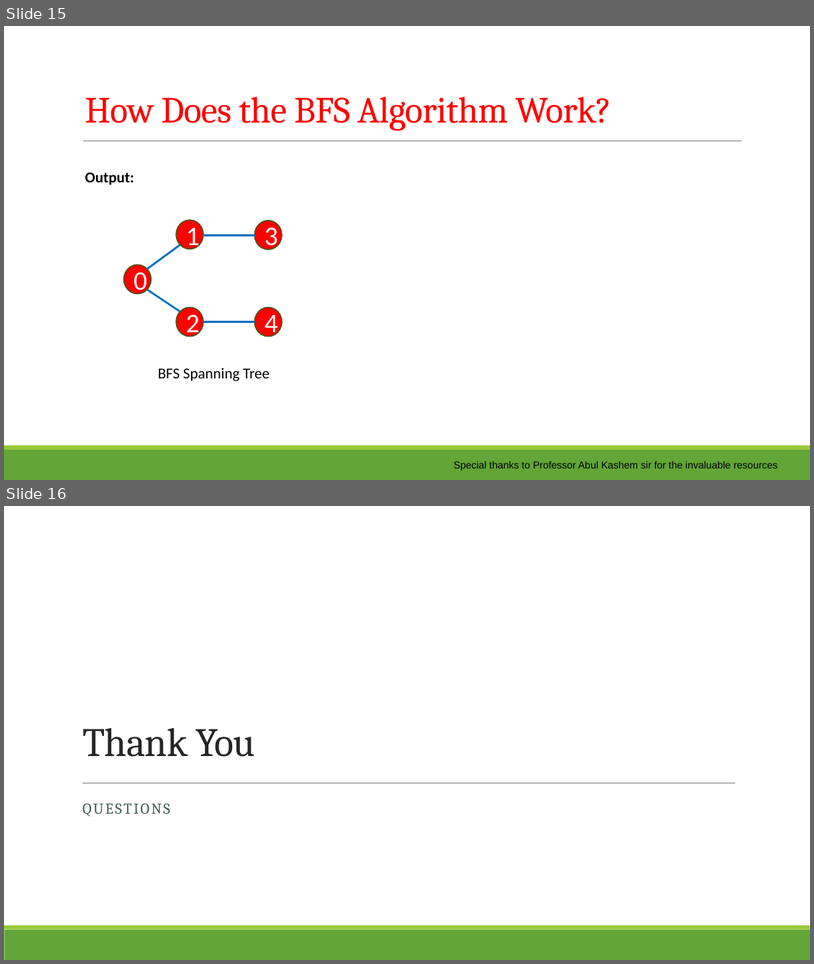
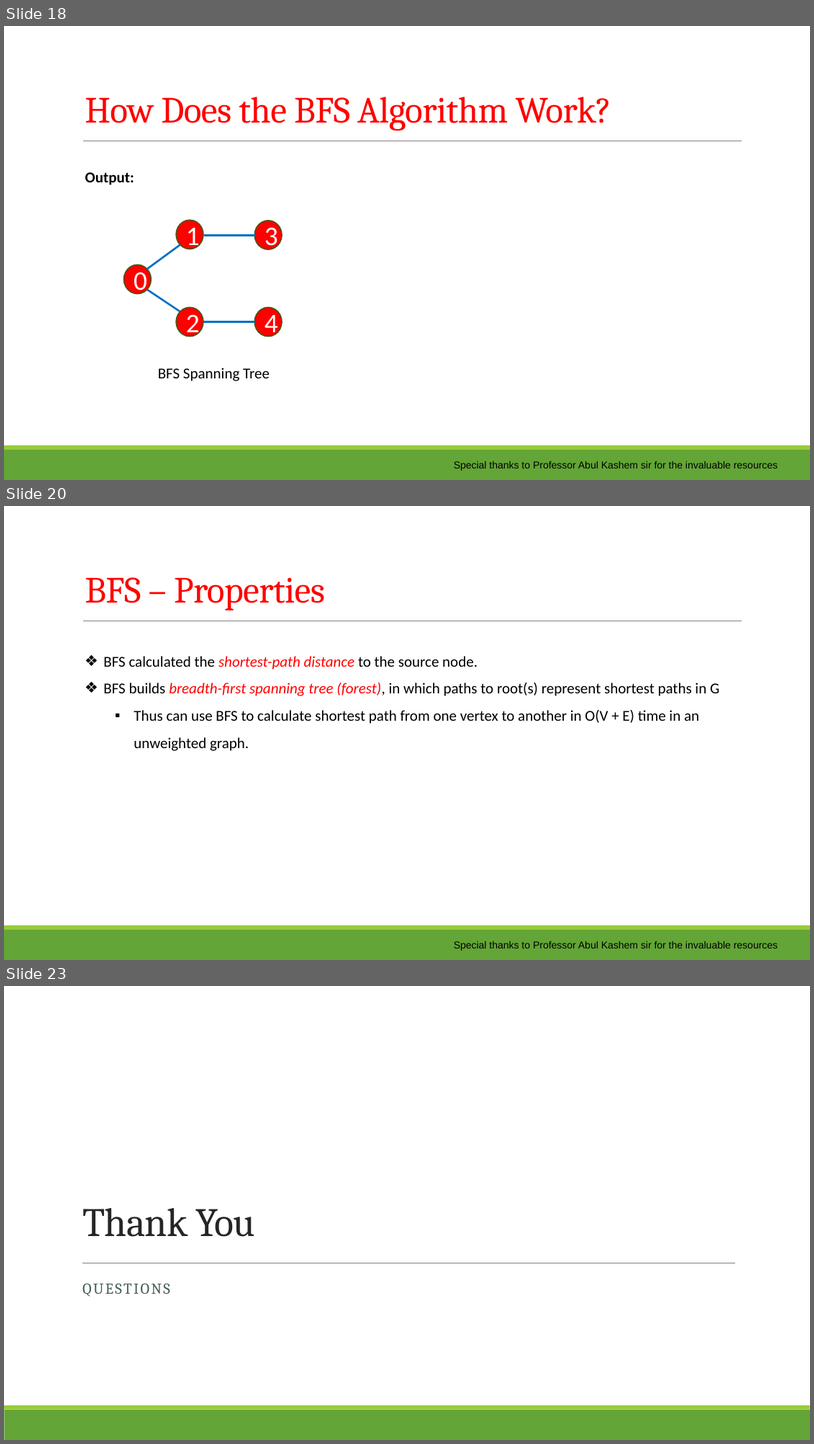
Before and after one commit to saifurrahman1701/Data-Structure-and-Algorithm-Course-Content-Theory-Sessional-, a slide deck: CSE 203/Course Content/02. Graph Searching.pptx. Shown one above the other, each under a label of ours: slides 15 and 16 before the commit, slides 18, 20 and 23 after it; the slides between them are not shown. The pictures are 814x964 and 814x1444 pixels, drawn with LibreOffice and Linux fonts; fonts in the diff are those of the drawing; background and template pictures are left out. Boxes give left, top, right and bottom in pixels: in the first picture for what was removed or moved away, otherwise in the second. Text is boxed around its words. In the diff, an @@ line names an element or a change of style, - is before the commit and + after.

```diff
--- a/CSE 203/Course Content/02. Graph Searching.pptx
+++ b/CSE 203/Course Content/02. Graph Searching.pptx
@@ slide 20 added at bbox=[4, 506, 810, 960], background #FFFFFF; not listed: 3 template elements that a slide beside it also shows @@
@@ title added at bbox=[85, 577, 325, 610], 44 pt, text #FF0000 @@
+BFS – Properties
@@ text added at bbox=[103, 656, 720, 751], 18 pt, text #000000 @@
+❖ BFS calculated the shortest-path distance to the source node.
+❖ BFS builds breadth-first spanning tree (forest), in which paths to root(s) represent shortest paths in G
+  ▪ Thus can use BFS to calculate shortest path from one vertex to another in O(V + E) time in an unweighted graph.
@@ text added at bbox=[454, 941, 778, 950], 12 pt, text #000000 @@
+Special thanks to Professor Abul Kashem sir for the invaluable resources
@@ what was slide 15 is now slide 18 @@
@@ what was slide 16 is now slide 23 @@
```
Also in this commit, not shown: 6 other slides added.
